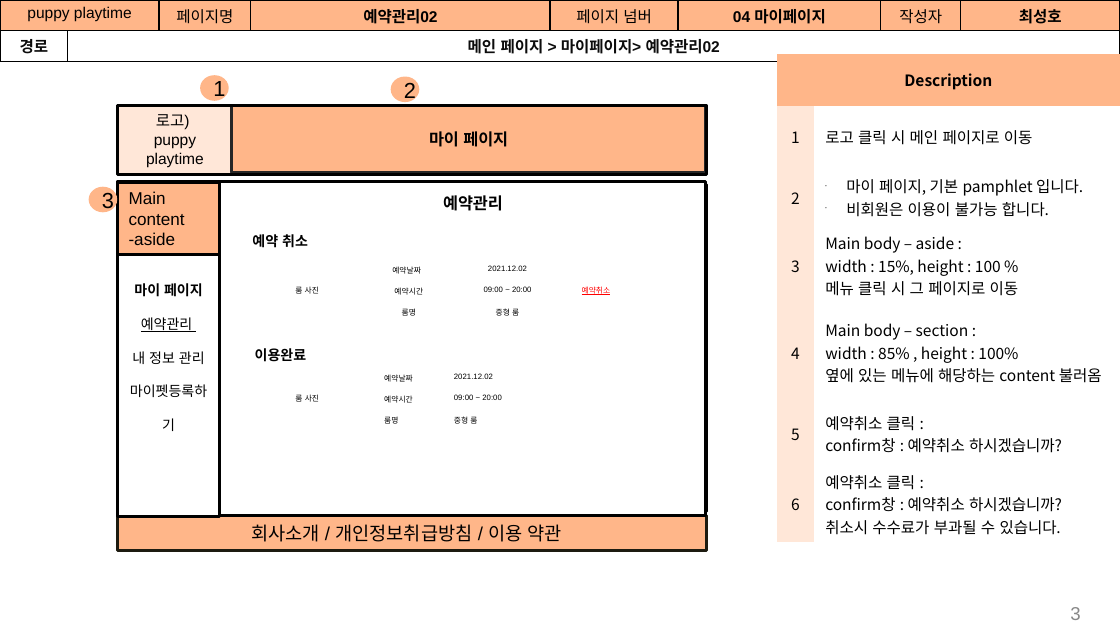
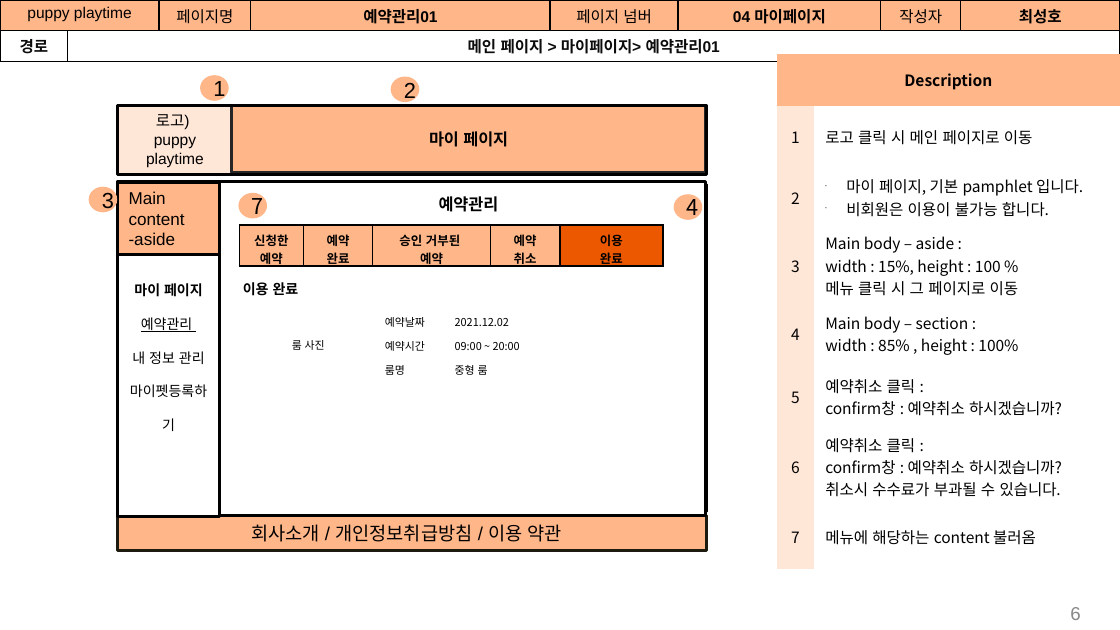
Before and after one commit to Jogging-Kim-Chaebak/PuppyPlaytime, a slide deck: slide 6 of 프로젝트 산출물/9. 스토리보드/Puppy Playtime 사용자 스토리보드(마이페이지).pptx (slide 3 before the commit). Drawn at 1120x630 pixels with LibreOffice and Linux fonts; fonts in the diff are those of the drawing. Boxes give left, top, right and bottom in pixels: in the first picture for what was removed or moved away, otherwise in the second. Text is boxed around its words. In the diff, an @@ line names an element or a change of style, - is before the commit and + after.

Commit message:
사용자스토리보드(마이페이지수정)

```diff
--- a/프로젝트 산출물/9. 스토리보드/Puppy Playtime 사용자 스토리보드(마이페이지).pptx
+++ b/프로젝트 산출물/9. 스토리보드/Puppy Playtime 사용자 스토리보드(마이페이지).pptx
@@ table at (0, 0, 1120, 58) @@
-row 1, column 4: 예약관리02
+row 1, column 4: 예약관리01
-row 2, column 2: 메인 페이지 > 마이페이지> 예약관리02
+row 2, column 2: 메인 페이지 > 마이페이지> 예약관리01
@@ table at (776, 54, 1120, 549) @@
-row 5, column 2: Main body – section : / width : 85% , height : 100% / 옆에 있는 메뉴에 해당하는 content 불러옴
+row 5, column 2: Main body – section : / width : 85% , height : 100%
+row 8: 7 | 메뉴에 해당하는 content 불러옴
@@ ellipse added at (239, 193, 268, 218), fill #FFB689, 14 pt, text #000000 @@
+7
@@ rectangle "예약관리": place and size @@
-rectangle "예약관리" at (443, 195, 503, 211)
+rectangle "예약관리" at (391, 188, 547, 220)
@@ ellipse added at (673, 194, 702, 220), fill #FFB689, 14 pt, text #000000 @@
+4
@@ table at (240, 225, 663, 271) @@
-룸 사진 | 예약날짜 | 2021.12.02 | 예약취소
- | 예약시간 | 09:00 ~ 20:00 | 
- | 룸명 | 중형 룸 | 
+신청한예약 | 예약 / 완료 | 승인 거부된 / 예약 | 예약 / 취소 | 이용 / 완료
@@ table: place and size @@
-table at (242, 259, 675, 321)
+table at (240, 225, 663, 271)
@@ text removed at (252, 234, 308, 248) @@
-예약 취소
@@ text at (243, 282, 299, 296): spaces changed @@
-이용완료
+이용 완료
@@ table at (243, 308, 571, 380) @@
@@ size 5 to 7 pt, font Arial to Noto Sans CJK KR @@
@@ table: place and size @@
-table at (242, 367, 570, 429)
+table at (243, 308, 571, 380)
@@ page number at (1070, 607, 1080, 620): text changed @@
-3
+6
```
Also in this commit, not shown: 1 other slide changed, 3 slides added.
